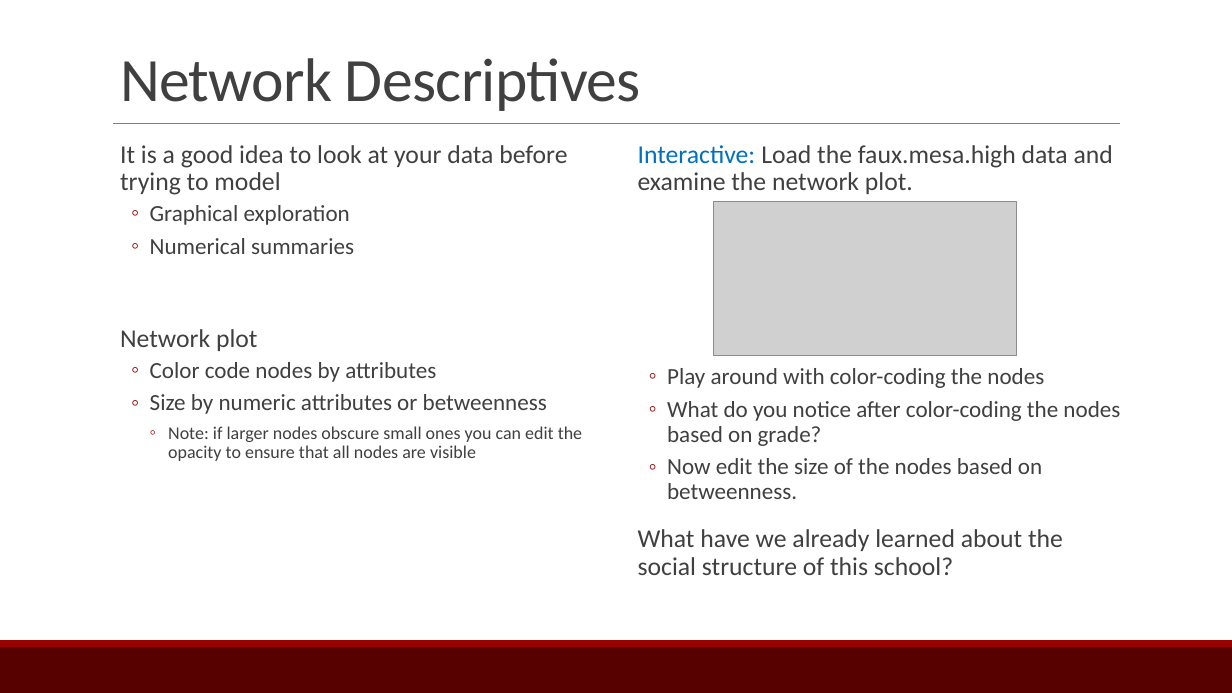
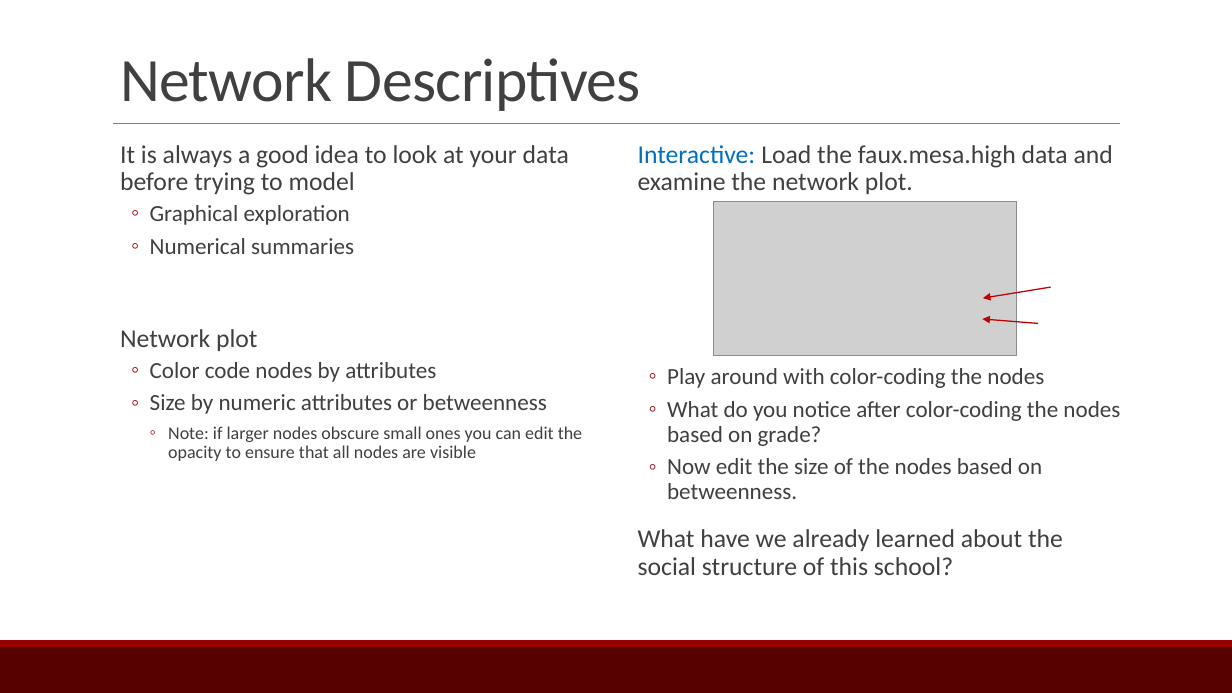
Before and after one commit to ebey/sunbelt2015, a slide deck: slide 12 of statnetWeb_slides.pptx (slide 10 before the commit). Drawn at 1232x693 pixels with LibreOffice and Linux fonts; fonts in the diff are those of the drawing; grey boxes stand for pictures. Boxes give left, top, right and bottom in pixels: in the first picture for what was removed or moved away, otherwise in the second. Text is boxed around its words. In the diff, an @@ line names an element or a change of style, - is before the commit and + after.

```diff
--- a/statnetWeb_slides.pptx
+++ b/statnetWeb_slides.pptx
@@ text at box(120, 145, 569, 195): text changed @@
-  It is a good idea to look at your data before trying to model
+  It is always a good idea to look at your data before trying to model
@@ arrow added from (1051, 287) to (983, 299), #C00202 1 pt @@
@@ arrow added from (1039, 323) to (982, 319), #C00202 1 pt @@
```
Also in this commit, not shown: 10 other slides changed, 11 slides added.
